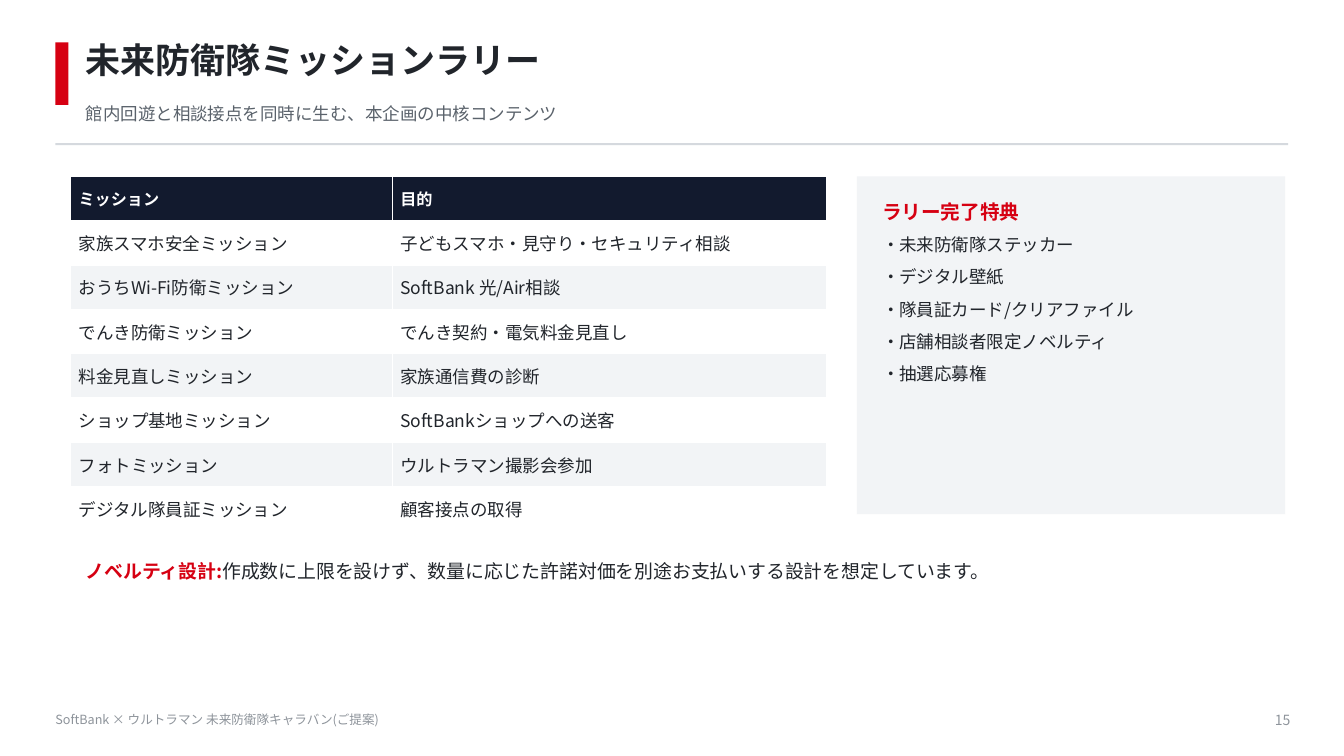
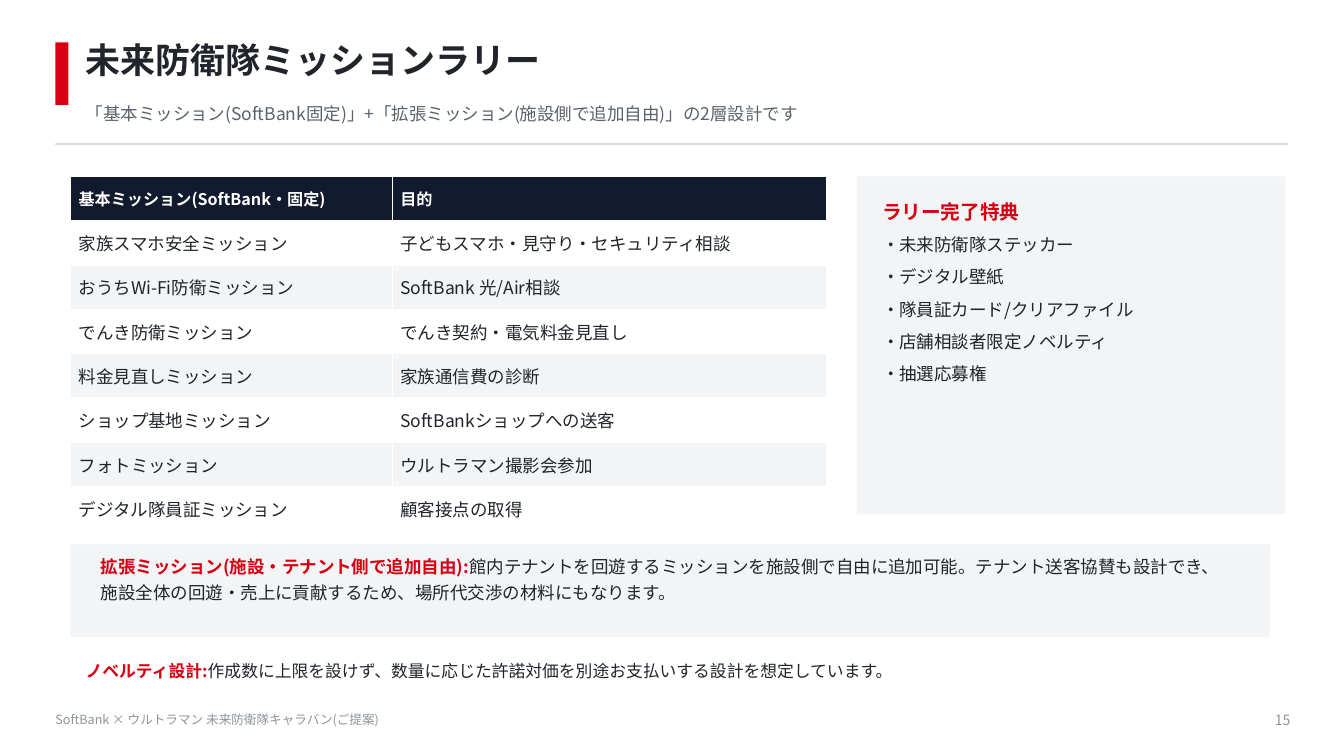
Before and after one commit to hayatoshintani-spe/kessho-lens, a slide deck: slide 15 of docs/proposals/softbank-ultraman-caravan/SoftBank_Ultraman_未来防衛隊キャラバン_提案資料.pptx. Drawn at 1344x756 pixels with LibreOffice and Linux fonts; fonts in the diff are those of the drawing. Boxes give left, top, right and bottom in pixels: in the first picture for what was removed or moved away, otherwise in the second. Text is boxed around its words. In the diff, an @@ line names an element or a change of style, - is before the commit and + after.

```diff
--- a/docs/proposals/softbank-ultraman-caravan/SoftBank_Ultraman_未来防衛隊キャラバン_提案資料.pptx
+++ b/docs/proposals/softbank-ultraman-caravan/SoftBank_Ultraman_未来防衛隊キャラバン_提案資料.pptx
@@ text at [86, 105, 798, 124]: text changed @@
-館内回遊と相談接点を同時に生む、本企画の中核コンテンツ
+「基本ミッション(SoftBank固定)」+「拡張ミッション(施設側で追加自由)」の2層設計です
@@ table at [71, 176, 827, 531] @@
-row 1, column 1: ミッション
+row 1, column 1: 基本ミッション(SoftBank・固定)
@@ rectangle added at [71, 544, 1270, 637], fill #F2F4F6 @@
@@ text added at [101, 558, 1220, 601], 12.5 pt, text #21252B @@
+拡張ミッション(施設・テナント側で追加自由):館内テナントを回遊するミッションを施設側で自由に追加可能。テナント送客協賛も設計でき、
+施設全体の回遊・売上に貢献するため、場所代交渉の材料にもなります。
@@ text "ノベルティ設計:作成数に上限を設けず、数量に応じた許諾対価を別途お支払いする設計を想定しています。": place and size @@
-text "ノベルティ設計:作成数に上限を設けず、数量に応じた許諾対価を別途お支払いする設計を想定しています。" at [86, 562, 990, 580]
+text "ノベルティ設計:作成数に上限を設けず、数量に応じた許諾対価を別途お支払いする設計を想定しています。" at [86, 663, 893, 679]
@@ text "ノベルティ設計:作成数に上限を設けず、数量に応じた許諾対価を別途お支払いする設計を想定しています。" at [86, 663, 893, 679]: size 13.5 to 12 pt @@
```
Also in this commit, not shown: 15 other slides changed, 2 slides added, 2 other files.
